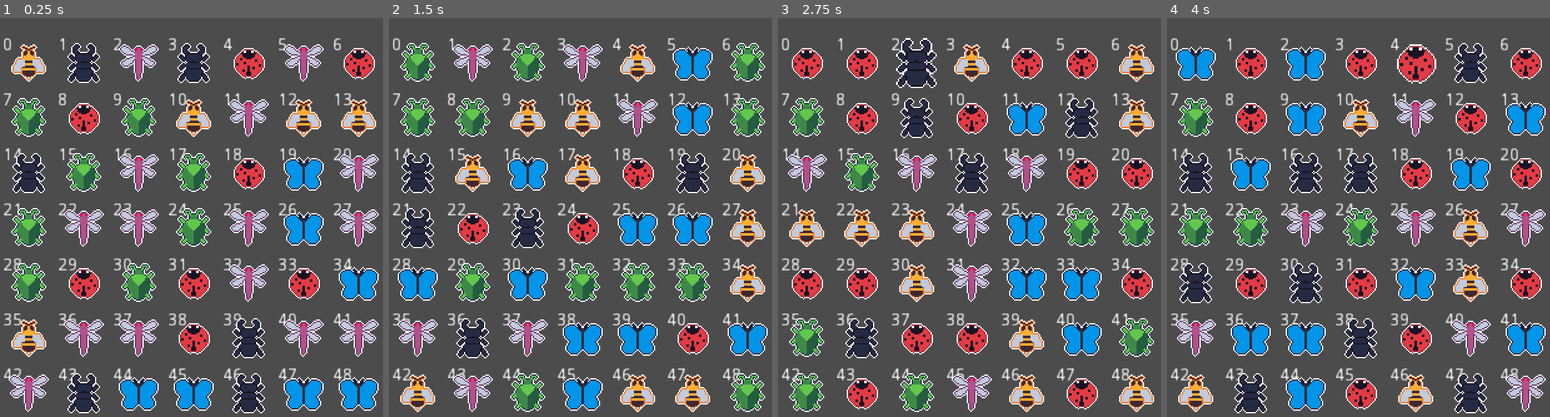
Above: before the commit, frames 1-4 (left to right).
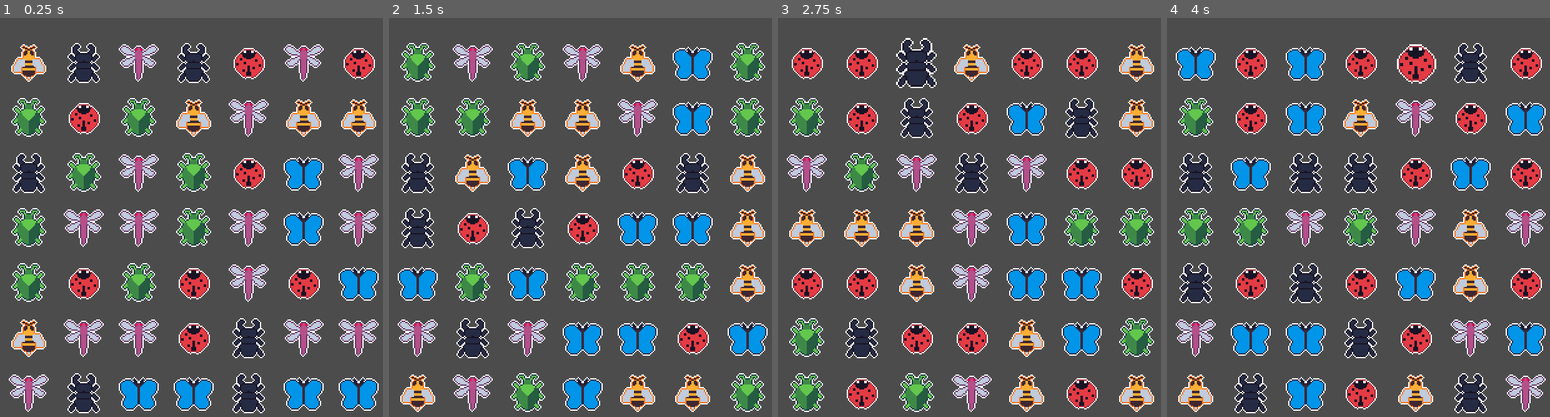
Above: after the commit, the same moments.

Repository: rthurmed/Match3
Game: Godot game, scene res://src/Game.tscn
Same seed, same stepped clock (60 frames per second), same inputs: the game is played once before the commit and once after it.
Inputs (mouse positions are in pixels of both pictures, inside the frame that each line leads up to):
- Up to frame 1 (0.25 s): no input
- Up to frame 2 (1.5 s): tap Enter at 0.5 s; move the mouse to (415, 61) at 0.52 s; press the mouse at (415, 61) at 0.53 s; tap R (reset) at 1.25 s; move the mouse to (473, 61) at 1.27 s; release the mouse at (473, 61) at 1.28 s; click (473, 61) at 1.35 s
- Up to frame 3 (2.75 s): tap R (reset) at 2 s; move the mouse to (915, 61) at 2.02 s; press the mouse at (915, 61) at 2.03 s
- Up to frame 4 (4 s): tap R (reset) at 2.75, 3.5 s; move the mouse to (1358, 61) at 2.77 s; release the mouse at (1358, 61) at 2.78 s; click (1358, 61) at 2.85 s; move the mouse to (1415, 61) at 3.52 s; press the mouse at (1415, 61) at 3.53 s

The runs differ from the first frame. In frame 1, 2.7% of the frame differs, in the area x 0-93%, y 5-91%; in frame 2, 2.8%; in frame 3, 2.9%; in frame 4, 2.8%.

Commit message:
Reworked pulling cells down

Diff:
--- a/src/Cell.gd
+++ b/src/Cell.gd
@@ -71,7 +71,7 @@
 
 
 func move_sprite_from_to(from: Vector2, to: Vector2 = Vector2.ZERO):
-	var duration = (to.y - from.y) / 64
+	var duration = (to.y - from.y) * 0.8 / 64
 	# warning-ignore:return_value_discarded
 	tween.interpolate_property(self, "follow", from, to, duration, Tween.TRANS_BOUNCE, Tween.EASE_OUT)
 	# warning-ignore:return_value_discarded
--- a/src/Cell.tscn
+++ b/src/Cell.tscn
@@ -43,6 +43,7 @@
 anims/die = SubResource( 1 )
 
 [node name="IdLabel" type="Label" parent="."]
+visible = false
 margin_right = 40.0
 margin_bottom = 14.0
 text = "11"
--- a/src/Game.gd
+++ b/src/Game.gd
@@ -102,6 +102,13 @@
 	return id >= 0 and id < CELL_TOTAL
 
 
+func has_any_blocked_cells():
+	for i in cell_blocked:
+		if i == true:
+			return true
+	return false
+
+
 func switch_values(id1, id2):
 	var old_value = cells[id2].value
 	cells[id2].set_value(cells[id1].value)
@@ -156,65 +163,59 @@
 
 
 func pull_down_cells():
-	var falling = [] # Array to represent how much a cell value should fall
-	var empty = []   # List of empty cells
-
-	for id in range(0, CELL_TOTAL):
-		falling.insert(id, Vector2.ZERO)
-		if cell_blocked[id]: empty.append(id)
-
-	# Check all cells above an empty cell
-	for id in empty:
-		var top = id + CellMove.UP
-		while is_id_valid(top):
-			if not cells[top].value == CELL_EMPTY_VALUE:
-				# Adds one unit of falling
-				# If one is over multiple empty cells, it will fall many units
-				falling[top] += Vector2.DOWN
-			top += CellMove.UP
-
-	# Apply animations with move_to
-	for i in range(0, CELL_TOTAL):
-		var id = CELL_TOTAL - i - 1
-		if not falling[id] == Vector2.ZERO:
-			# Switch
-			var old_pos = get_cell_position_by_id(id)
-			var new_pos = old_pos + falling[id]
-			var new_id = get_cell_id_by_position(new_pos)
-			switch_values(id, new_id)
-
-			# Animate
-			var fall = falling[id] * -1 * (CELL_SPRITE_SIZE + COLUMN_GAP)
-
-#			cells[id].get_node('IdLabel').text = str(falling[id])
-			cells[new_id].move_sprite_from_to(fall)
-
-	# Fill new empty spaces
-	for id in range(0, CELL_TOTAL):
-		if cells[id].value == CELL_EMPTY_VALUE:
-			var pos = get_cell_position_by_id(id)
-			var fall = (pos + Vector2.DOWN) * -1 * (CELL_SPRITE_SIZE + COLUMN_GAP)
-			fall.x = 0
-
-			cells[id].set_value(get_random_cell_value())
-			cells[id].move_sprite_from_to(fall)
+	var col_falling = [] # How much cells of a column should fall
+
+	# Calculate the fall force to every column
+	for x in range(0, CELL_COLS):
+		col_falling.insert(x, 0)
+		for y in range(0, CELL_ROWS):
+			var id = x + CellMove.DOWN * y
+			if cell_blocked[id]:
+				col_falling[x] += 1
+
+	# Apply force
+	for x in range(0, CELL_COLS):
+		var fall_power = col_falling[x]
+		if fall_power > 0:
+			for yi in range(0, CELL_ROWS):
+				# Read from the bottom of the column
+				var y = (CELL_ROWS - yi) - 1
+				var id = x + CellMove.DOWN * y
+				var new_id = x + CellMove.DOWN * (y + fall_power)
+				var fall = Vector2(0, fall_power * -1) * (CELL_SPRITE_SIZE + COLUMN_GAP)
+
+				# Only switch if the target position is empty
+				if is_id_valid(new_id) and cells[new_id].value == CELL_EMPTY_VALUE:
+					switch_values(id, new_id)
+					cells[new_id].move_sprite_from_to(fall)
+
+	# Fill the empty ones
+	for x in range(0, CELL_COLS):
+		var fall_power = col_falling[x]
+		if fall_power > 0:
+			for y in range(0, CELL_ROWS):
+				var id = x + CellMove.DOWN * y
+				var fall = Vector2(0, fall_power * -1) * (CELL_SPRITE_SIZE + COLUMN_GAP)
+
+				if cells[id].value == CELL_EMPTY_VALUE:
+					cells[id].set_value(get_random_cell_value())
+					cells[id].move_sprite_from_to(fall)
 
 
 func _on_Cell_finished_animation(id):
 	cell_blocked[id] = false
-
+	if not has_any_blocked_cells():
+		var updated = search_all_sequences()
+		if updated > 0:
+			pull_down_cells()
 
 func _on_Cell_dropped(id, dir):
 	var caller_pos = get_cell_position_by_id(id)
 	var target_pos = caller_pos + dir
 	var target_id = get_cell_id_by_position(target_pos)
 
-	# Ignores input if has any blocked cells
-	for i in cell_blocked:
-		if i == true:
-			return
-
-	if not grid_rect.has_point(target_pos):
+	# Ignores input if target is outside or has any blocked cells
+	if not grid_rect.has_point(target_pos) or has_any_blocked_cells():
 		return
 
 	switch_values(id, target_id)
